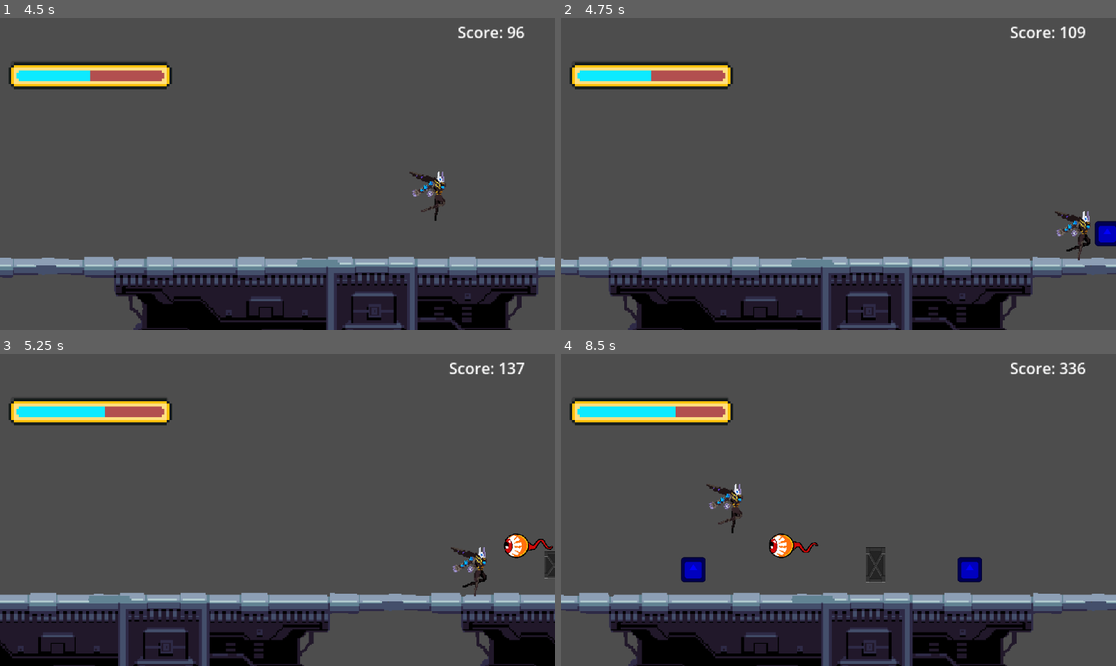
Above: before the commit, frames 1-4 (two rows, left to right).
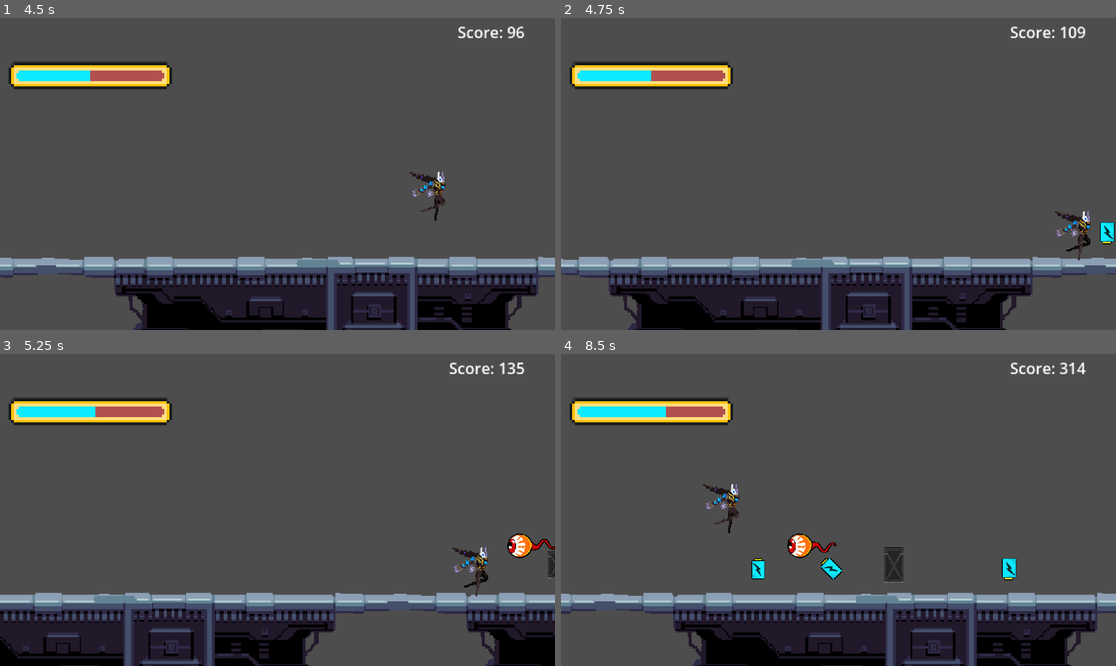
Above: after the commit, the same moments.

Repository: Mir-Shabab-Hasnat/galactic-energy-rush
Game: Godot game, scene res://scenes/main_menu.tscn
Two runs of this game, one before a commit and one after it. Both use one fixed random seed, a clock stepped at 60 frames per second and the inputs below. The engine's default icon, where the game draws it, is replaced by a stand-in: a white triangle on a blue panel in a dark square.
Inputs:
- Up to frame 1 (4.5 s): click "Start Running!" at 0.5 s; tap Enter (ui_accept) at 1.25, 1.52, 2.27, 3.77 s; hold Right (ui_right) 1.28-2.78 s; hold Left (ui_left) 2.78-3.53 s; hold Right (ui_right) from 3.53 s (still down)
- Up to frame 2 (4.75 s): keep holding Right (ui_right); tap Enter (ui_accept) at 4.52 s
- Up to frame 3 (5.25 s): release Right (ui_right) at 5.03 s; hold Left (ui_left) from 5.03 s (still down)
- Up to frame 4 (8.5 s): tap Enter (ui_accept) at 5.27, 6.77, 7.52, 8.27 s; release Left (ui_left) at 5.78 s; hold Right (ui_right) 5.78-6.53 s; hold Left (ui_left) 6.53-8.03 s; hold Right (ui_right) from 8.03 s (still down)

Frame 1 is identical in both runs. In frame 2, 0.3% of the frame differs, in the area x 96-100%, y 65-74%; in frame 3, 5.7%; in frame 4, 15%, in the area x 0-100%, y 2-100%.

Commit message:
Added animated sprites to powerups

Diff:
--- a/scenes/powerup.tscn
+++ b/scenes/powerup.tscn
@@ -1,7 +1,195 @@
-[gd_scene load_steps=4 format=3 uid="uid://cpcc2lykr8k7y"]
-
-[ext_resource type="Texture2D" uid="uid://pysxhmi5phdp" path="res://icon.svg" id="1_6tyuo"]
+[gd_scene load_steps=31 format=3 uid="uid://cpcc2lykr8k7y"]
+
+[ext_resource type="Texture2D" uid="uid://oy3ufxami0w2" path="res://assets/invincibility-gem.png" id="2_eiyyb"]
 [ext_resource type="Script" path="res://scripts/powerups/power_up.gd" id="2_j2xb0"]
+[ext_resource type="Texture2D" uid="uid://cx6livdcko7j" path="res://assets/energy-powerup.png" id="2_pcrsq"]
+[ext_resource type="Texture2D" uid="uid://j2oq54d1qaa1" path="res://assets/shield-powerup.png" id="2_s61yf"]
+
+[sub_resource type="AtlasTexture" id="AtlasTexture_axepv"]
+atlas = ExtResource("2_pcrsq")
+region = Rect2(0, 0, 64, 64)
+
+[sub_resource type="AtlasTexture" id="AtlasTexture_wh1bv"]
+atlas = ExtResource("2_pcrsq")
+region = Rect2(64, 0, 64, 64)
+
+[sub_resource type="AtlasTexture" id="AtlasTexture_oh52q"]
+atlas = ExtResource("2_pcrsq")
+region = Rect2(128, 0, 64, 64)
+
+[sub_resource type="AtlasTexture" id="AtlasTexture_w6u7o"]
+atlas = ExtResource("2_pcrsq")
+region = Rect2(192, 0, 64, 64)
+
+[sub_resource type="AtlasTexture" id="AtlasTexture_kg6ii"]
+atlas = ExtResource("2_pcrsq")
+region = Rect2(256, 0, 64, 64)
+
+[sub_resource type="AtlasTexture" id="AtlasTexture_ki8qr"]
+atlas = ExtResource("2_pcrsq")
+region = Rect2(320, 0, 64, 64)
+
+[sub_resource type="AtlasTexture" id="AtlasTexture_e1iej"]
+atlas = ExtResource("2_pcrsq")
+region = Rect2(384, 0, 64, 64)
+
+[sub_resource type="AtlasTexture" id="AtlasTexture_hgqcc"]
+atlas = ExtResource("2_pcrsq")
+region = Rect2(448, 0, 64, 64)
+
+[sub_resource type="AtlasTexture" id="AtlasTexture_1kscb"]
+atlas = ExtResource("2_eiyyb")
+region = Rect2(0, 0, 64, 77)
+
+[sub_resource type="AtlasTexture" id="AtlasTexture_4kadj"]
+atlas = ExtResource("2_eiyyb")
+region = Rect2(64, 0, 64, 77)
+
+[sub_resource type="AtlasTexture" id="AtlasTexture_1ussh"]
+atlas = ExtResource("2_eiyyb")
+region = Rect2(128, 0, 64, 77)
+
+[sub_resource type="AtlasTexture" id="AtlasTexture_p1hrq"]
+atlas = ExtResource("2_eiyyb")
+region = Rect2(0, 77, 64, 77)
+
+[sub_resource type="AtlasTexture" id="AtlasTexture_oj0kh"]
+atlas = ExtResource("2_eiyyb")
+region = Rect2(64, 77, 64, 77)
+
+[sub_resource type="AtlasTexture" id="AtlasTexture_tqmji"]
+atlas = ExtResource("2_eiyyb")
+region = Rect2(128, 77, 64, 77)
+
+[sub_resource type="AtlasTexture" id="AtlasTexture_ypfrp"]
+atlas = ExtResource("2_eiyyb")
+region = Rect2(0, 154, 64, 77)
+
+[sub_resource type="AtlasTexture" id="AtlasTexture_u5dpp"]
+atlas = ExtResource("2_eiyyb")
+region = Rect2(64, 154, 64, 77)
+
+[sub_resource type="AtlasTexture" id="AtlasTexture_xumd7"]
+atlas = ExtResource("2_s61yf")
+region = Rect2(0, 0, 64, 64)
+
+[sub_resource type="AtlasTexture" id="AtlasTexture_56sqt"]
+atlas = ExtResource("2_s61yf")
+region = Rect2(64, 0, 64, 64)
+
+[sub_resource type="AtlasTexture" id="AtlasTexture_fr4nm"]
+atlas = ExtResource("2_s61yf")
+region = Rect2(128, 0, 64, 64)
+
+[sub_resource type="AtlasTexture" id="AtlasTexture_ykavw"]
+atlas = ExtResource("2_s61yf")
+region = Rect2(192, 0, 64, 64)
+
+[sub_resource type="AtlasTexture" id="AtlasTexture_tr7hh"]
+atlas = ExtResource("2_s61yf")
+region = Rect2(256, 0, 64, 64)
+
+[sub_resource type="AtlasTexture" id="AtlasTexture_1sljb"]
+atlas = ExtResource("2_s61yf")
+region = Rect2(320, 0, 64, 64)
+
+[sub_resource type="AtlasTexture" id="AtlasTexture_rhhja"]
+atlas = ExtResource("2_s61yf")
+region = Rect2(384, 0, 64, 64)
+
+[sub_resource type="AtlasTexture" id="AtlasTexture_wn2go"]
+atlas = ExtResource("2_s61yf")
+region = Rect2(448, 0, 64, 64)
+
+[sub_resource type="SpriteFrames" id="SpriteFrames_ehdl3"]
+animations = [{
+"frames": [{
+"duration": 1.0,
+"texture": SubResource("AtlasTexture_axepv")
+}, {
+"duration": 1.0,
+"texture": SubResource("AtlasTexture_wh1bv")
+}, {
+"duration": 1.0,
+"texture": SubResource("AtlasTexture_oh52q")
+}, {
+"duration": 1.0,
+"texture": SubResource("AtlasTexture_w6u7o")
+}, {
+"duration": 1.0,
+"texture": SubResource("AtlasTexture_kg6ii")
+}, {
+"duration": 1.0,
+"texture": SubResource("AtlasTexture_ki8qr")
+}, {
+"duration": 1.0,
+"texture": SubResource("AtlasTexture_e1iej")
+}, {
+"duration": 1.0,
+"texture": SubResource("AtlasTexture_hgqcc")
+}],
+"loop": true,
+"name": &"energy_pickup",
+"speed": 5.0
+}, {
+"frames": [{
+"duration": 1.0,
+"texture": SubResource("AtlasTexture_1kscb")
+}, {
+"duration": 1.0,
+"texture": SubResource("AtlasTexture_4kadj")
+}, {
+"duration": 1.0,
+"texture": SubResource("AtlasTexture_1ussh")
+}, {
+"duration": 1.0,
+"texture": SubResource("AtlasTexture_p1hrq")
+}, {
+"duration": 1.0,
+"texture": SubResource("AtlasTexture_oj0kh")
+}, {
+"duration": 1.0,
+"texture": SubResource("AtlasTexture_tqmji")
+}, {
+"duration": 1.0,
+"texture": SubResource("AtlasTexture_ypfrp")
+}, {
+"duration": 1.0,
+"texture": SubResource("AtlasTexture_u5dpp")
+}],
+"loop": true,
+"name": &"invincibility",
+"speed": 5.0
+}, {
+"frames": [{
+"duration": 1.0,
+"texture": SubResource("AtlasTexture_xumd7")
+}, {
+"duration": 1.0,
+"texture": SubResource("AtlasTexture_56sqt")
+}, {
+"duration": 1.0,
+"texture": SubResource("AtlasTexture_fr4nm")
+}, {
+"duration": 1.0,
+"texture": SubResource("AtlasTexture_ykavw")
+}, {
+"duration": 1.0,
+"texture": SubResource("AtlasTexture_tr7hh")
+}, {
+"duration": 1.0,
+"texture": SubResource("AtlasTexture_1sljb")
+}, {
+"duration": 1.0,
+"texture": SubResource("AtlasTexture_rhhja")
+}, {
+"duration": 1.0,
+"texture": SubResource("AtlasTexture_wn2go")
+}],
+"loop": true,
+"name": &"shield",
+"speed": 5.0
+}]
 
 [sub_resource type="RectangleShape2D" id="RectangleShape2D_6gtkj"]
 size = Vector2(120, 120)
@@ -10,8 +198,11 @@
 scale = Vector2(0.2, 0.2)
 script = ExtResource("2_j2xb0")
 
-[node name="powerupSprite" type="Sprite2D" parent="."]
-texture = ExtResource("1_6tyuo")
+[node name="AnimatedPowerupSprite" type="AnimatedSprite2D" parent="."]
+position = Vector2(0, -5)
+scale = Vector2(2, 2)
+sprite_frames = SubResource("SpriteFrames_ehdl3")
+animation = &"invincibility"
 
 [node name="CollisionShape2D" type="CollisionShape2D" parent="."]
 shape = SubResource("RectangleShape2D_6gtkj")
--- a/scripts/powerups/power_up.gd
+++ b/scripts/powerups/power_up.gd
@@ -10,7 +10,7 @@
 var game_instance
 
 @export var speed: float = 125.0;
-@onready var sprite = $powerupSprite  # Reference to the Sprite2D node
+@onready var animated_sprite = $AnimatedPowerupSprite  # Reference to the Sprite2D node
 
 # Called every frame. 'delta' is the elapsed time since the previous frame.
 func _process(delta: float) -> void:
@@ -29,7 +29,8 @@
 
 func _ready():
 	connect("body_entered", Callable(self, "_on_Area2D_body_entered"))
-	set_powerup_color()
+	set_powerup_animation()
+	# set_powerup_color()
 
 func _on_Area2D_body_entered(body):
 	if body.get("TYPE") == "player":
@@ -62,12 +63,22 @@
 		else:
 			print("Error: effect_script is not set")
 
+func set_powerup_animation():
+	match power_up_type:
+		PowerUpType.INVINCIBILITY:
+			animated_sprite.animation = "invincibility"
+		PowerUpType.SHIELD:
+			animated_sprite.animation = "shield"
+		PowerUpType.ENERGY_PICKUP:
+			animated_sprite.animation = "energy_pickup"
+	animated_sprite.play()
+
 
 func set_powerup_color():
 	match power_up_type:
 		PowerUpType.INVINCIBILITY:
-			sprite.modulate = Color(1, 1, 1, 0.4)  # White color for invincibility
+			animated_sprite.modulate = Color(1, 1, 1, 0.4)  # White color for invincibility
 		PowerUpType.SHIELD:
-			sprite.modulate = Color(0, 1, 0)  # Green color for shield
+			animated_sprite.modulate = Color(0, 1, 0)  # Green color for shield
 		PowerUpType.ENERGY_PICKUP:
-			sprite.modulate = Color(0, 0, 1)  # Blue color for energy pickup
+			animated_sprite.modulate = Color(0, 0, 1)  # Blue color for energy pickup
--- a/scripts/powerups/powerup_manager.gd
+++ b/scripts/powerups/powerup_manager.gd
@@ -19,7 +19,7 @@
 
 var start_spawn = false
 var timer = 0.0
-var energy_pickup_timer = 0.0
+var energy_pickup_timer = -1.0
 var shield_spawn_time: float = 30.0  # Time in seconds after which the Shield powerup can start spawning
 
 
